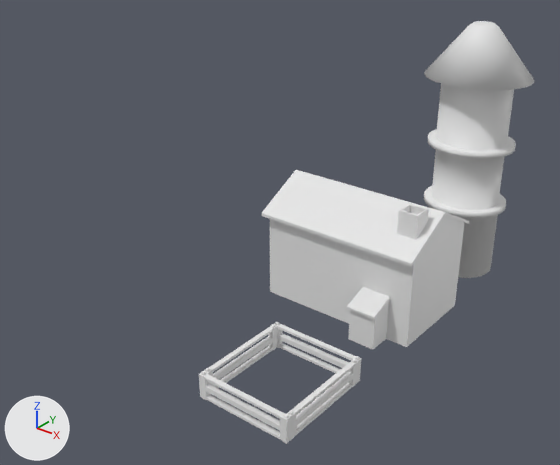
What one commit did to the Blender file RBDCivilization/Assets/Models/Buildings/GRANJA.blend.
Before and after are seen from a camera (50 mm lens) standing at (8.88, -12.89, 8.86) and looking at (-0.69, -0.93, 1.45). Every picture has the same lights, and +X, +Y and +Z are marked at lower left.

The scene before the commit, as lines of its bpy script (objects in view):
```python
ob_cube = bpy.data.objects.new('Cube', me_cube)
ob_cube.location = (0.0, 0.0, 0.0)
ob_cylinder = bpy.data.objects.new('Cylinder', me_cylinder)
ob_cylinder.location = (1.9, 2.7, 0.0)
ob_cylinder.scale = (0.797, 0.73, 0.797)
ob_plane = bpy.data.objects.new('Plane', me_plane)
ob_plane.location = (0.7, -3.8, 0.0)
ob_plane.rotation_euler = (0.0, 1.571, 0.0)  # degrees (0, 90, 0)
ob_plane.scale = (0.347, 1.0, 1.0)
ob_plane_001 = bpy.data.objects.new('Plane.001', me_plane_001)
ob_plane_001.location = (2.6, -3.8, 0.0)
ob_plane_001.rotation_euler = (0.0, 1.571, 0.0)  # degrees (0, 90, 0)
ob_plane_001.scale = (0.347, 1.0, 1.0)
ob_plane_002 = bpy.data.objects.new('Plane.002', me_plane_002)
ob_plane_002.location = (1.65, -4.85, 0.0)
ob_plane_002.rotation_euler = (-1.571, 1.571, 0.0)  # degrees (-90, 90, 0)
ob_plane_002.scale = (0.347, 1.0, 1.0)
ob_plane_003 = bpy.data.objects.new('Plane.003', me_plane_003)
ob_plane_003.location = (1.65, -2.75, 0.0)
ob_plane_003.rotation_euler = (-1.571, 1.571, 0.0)  # degrees (-90, 90, 0)
ob_plane_003.scale = (0.347, 1.0, 1.0)
```
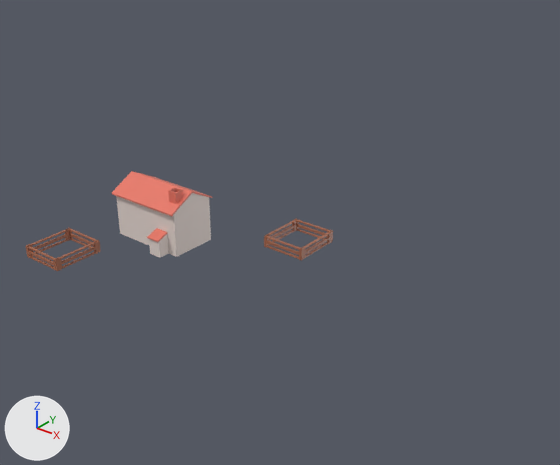
Pixel boxes (x1, y1, x2, y2) of what changed, in the pictures (560 x 465 px):
'Cube', deleted
    before: (262, 170, 469, 349)
'Cylinder', deleted
    before: (424, 21, 534, 278)
'Plane.001', reshaped, moved (328% wider, 22% taller)
    before: (287, 359, 358, 441)
    after: (26, 171, 333, 271)
'Plane.002', deleted
    before: (199, 371, 291, 444)
'Plane.003', deleted
    before: (274, 322, 361, 384)
'Plane', deleted
    before: (204, 324, 277, 395)
part 1 of me_plane_001, added
    after: (26, 171, 333, 271)
part 2 of me_plane_001, deleted
    before: (287, 359, 358, 441)

The change in detail:
Material 'Material.004' (mat_material_004) is new.
Its base color is (0.147, 0.147, 0.147) (dark grey #6b6b6b).
Material 'Material.002' (mat_material_002) is new.
Its base color is (0.441, 0.599, 0.8) (blue #b1cbe7).
Its alpha is 0.6.
Material 'Material.003' (mat_material_003) is new.
Its base color is (0.8, 0.181, 0.128) (red #e77664).
Material 'Material.001' (mat_material_001) is new.
Its base color is (0.376, 0.128, 0.0656) (brown #a56448).
Its roughness is 0.4.
me_plane_001 is used by ob_plane_001; location (2.6, -3.8, 0.0); rotation (0.0, 1.571, 0.0), in degrees (0, 90, 0); scale (0.347, 1.0, 1.0).
me_plane_001 had 116 vertices, 118 faces and spanned x -1.69..-0.07, y -1.01..0.99, z -0.06..0.04.
me_plane_001 now has 1096 vertices, 1103 faces and spans x -5.9..-1.5, y -0.29..4.77, z -6.25..-1.19.
me_plane_001 part 1: 1096 vertices added at x -5.9..-1.5, y -0.29..4.77, z -6.25..-1.19.
me_plane_001 part 2: 116 vertices removed from x -1.69..-0.07, y -1.01..0.99, z -0.06..0.04.
me_plane_001 now uses material mat_material (white #e7e7e7).
me_plane_001 now uses material mat_material_001 (brown #a56448).
me_plane_001 now uses material mat_material_002 (blue #b1cbe7).
me_plane_001 now uses material mat_material_003 (red #e77664).
me_plane_001 now uses material mat_material_004 (dark grey #6b6b6b).
Object 'Cube' (ob_cube) is deleted.
Object 'Cylinder' (ob_cylinder) is deleted.
Object 'Plane' (ob_plane) is deleted.
Object 'Plane.001' (ob_plane_001) moves from (2.6, -3.8, 0.0) to (0.6, -3.8, -0.02).
Object 'Plane.002' (ob_plane_002) is deleted.
Object 'Plane.003' (ob_plane_003) is deleted.
